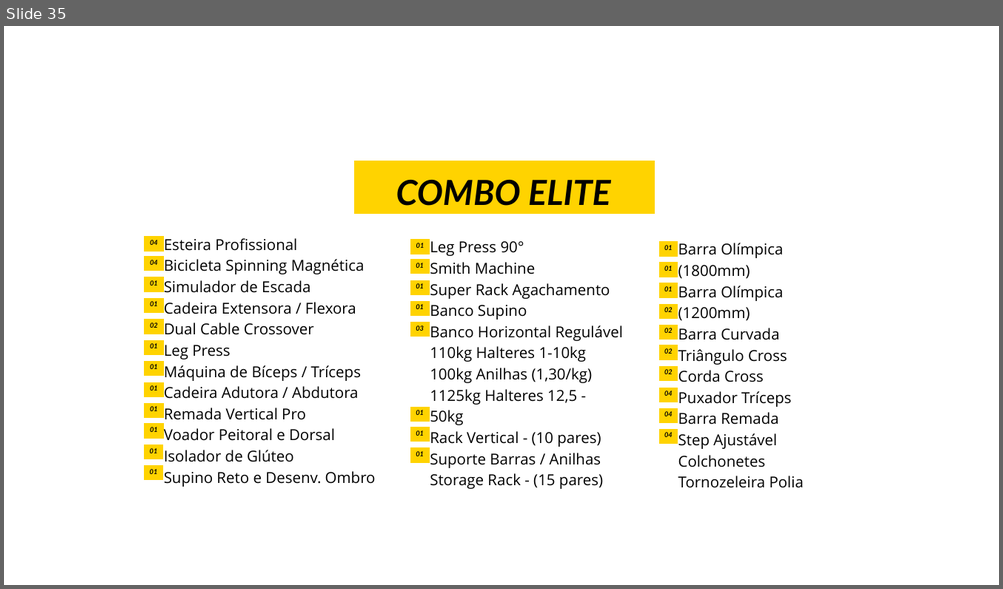
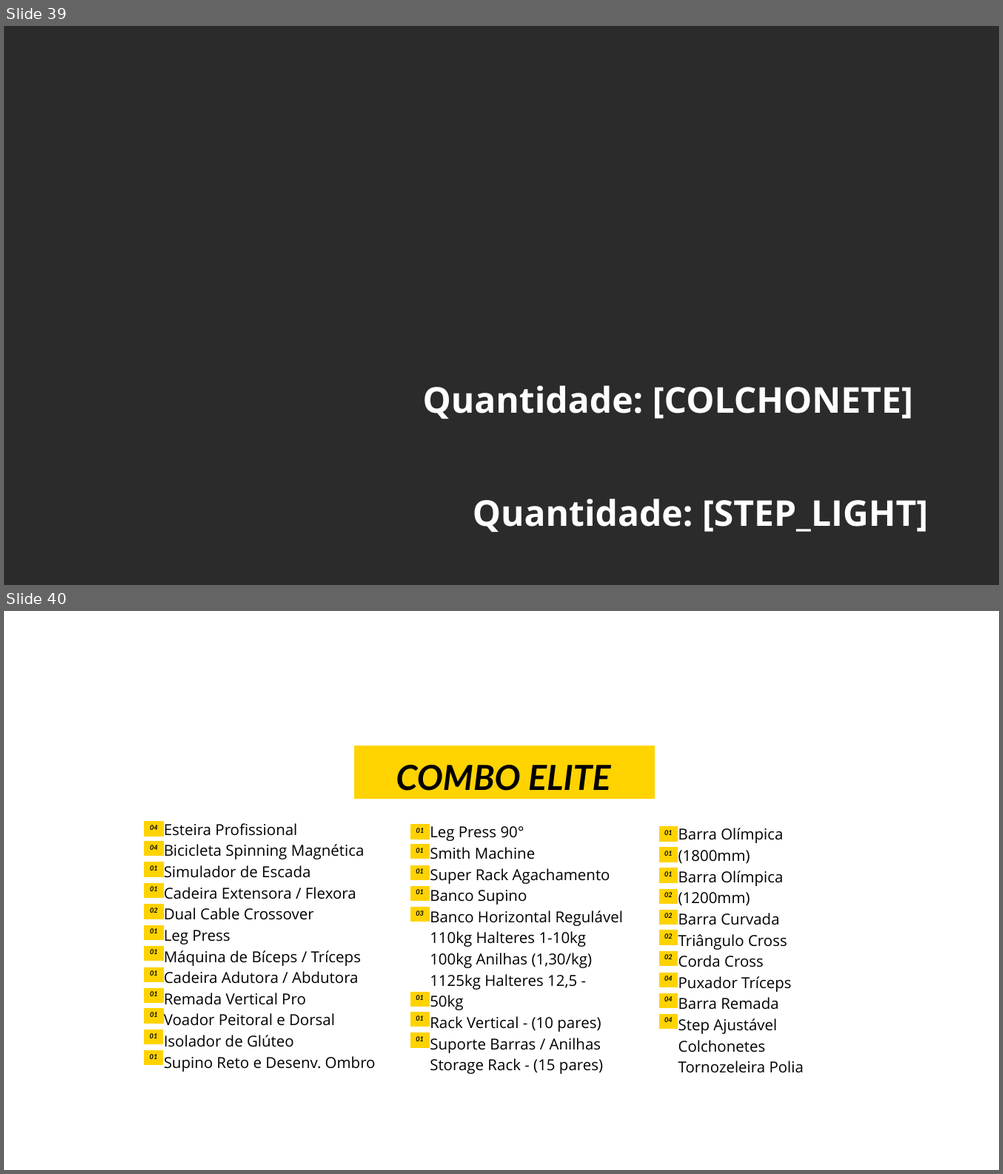
Before and after one commit to agencialumno/Site_duofitness, a slide deck: simulador_duofitness/templates/elite.pptx. Shown one above the other, each under a label of ours: slide 35 before the commit, slides 39 and 40 after it. The pictures are 1003x589 and 1003x1174 pixels, drawn with LibreOffice and Linux fonts; fonts in the diff are those of the drawing; background and template pictures are left out; a plain dark background stands for a picture behind light text. Boxes give left, top, right and bottom in pixels: in the first picture for what was removed or moved away, otherwise in the second. Text is boxed around its words. In the diff, an @@ line names an element or a change of style, - is before the commit and + after.

Commit message:
placeholders de equipamentos, promoção e recálculo dinâmico de parcela por edição de quantidade

```diff
--- a/simulador_duofitness/templates/elite.pptx
+++ b/simulador_duofitness/templates/elite.pptx
@@ slide 39 added at (4,26,999,585), background picture (left out) @@
@@ text added at (423,386,913,419), 51.5 pt, text #FFFFFF, bold @@
+Quantidade: [COLCHONETE]
@@ text added at (472,499,928,532), 51.5 pt, text #FFFFFF, bold @@
+Quantidade: [STEP_LIGHT]
@@ what was slide 35 is now slide 40 @@
```
Also in this commit, not shown: 27 other slides added, 23 slides removed, 5 other files.
